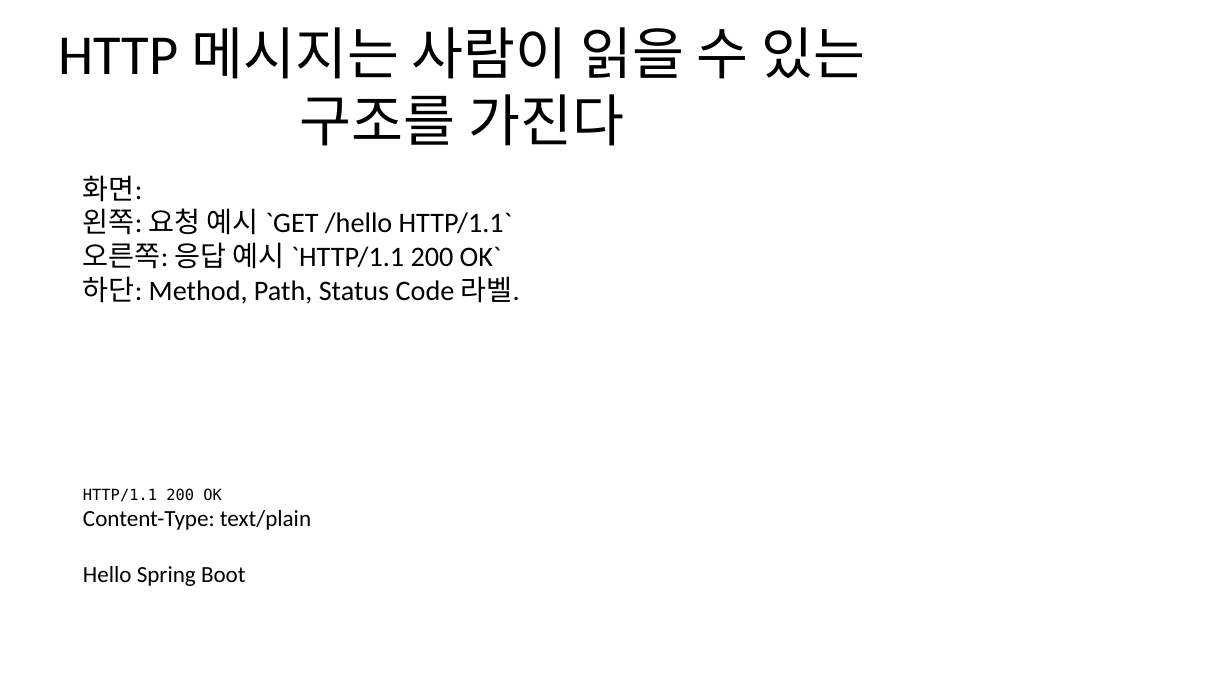
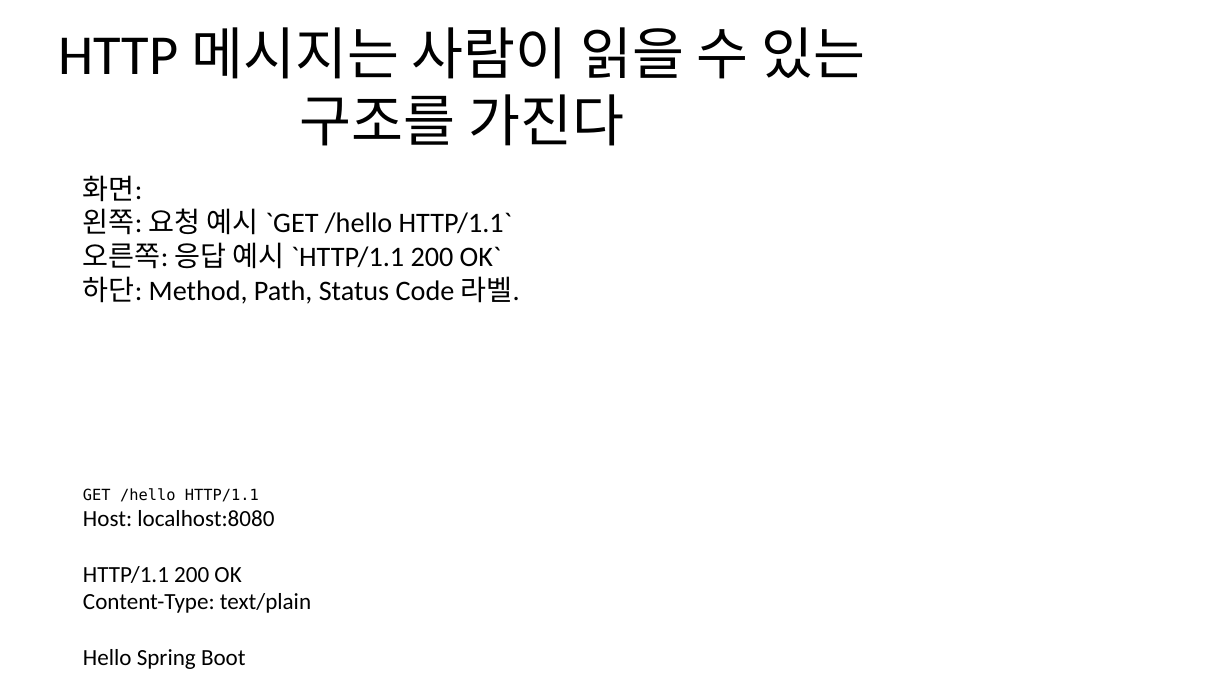
Before and after one commit to openskill-harness/lecture-workflow, a slide deck: slide 6 of courses/spring-boot-basic/pptx/ch01.pptx. Drawn at 1232x693 pixels with LibreOffice and Linux fonts; fonts in the diff are those of the drawing. Boxes give left, top, right and bottom in pixels: in the first picture for what was removed or moved away, otherwise in the second. Text is boxed around its words. In the diff, an @@ line names an element or a change of style, - is before the commit and + after.

```diff
--- a/courses/spring-boot-basic/pptx/ch01.pptx
+++ b/courses/spring-boot-basic/pptx/ch01.pptx
@@ text at box(83, 488, 274, 526): paragraphs added @@
+GET /hello HTTP/1.1
+Host: localhost:8080
@@ text at box(83, 566, 241, 583): size 12 to 18 pt, font DejaVu Sans Mono to Calibri in "HTTP/1.1 200 OK" @@
```
Also in this commit, not shown: 5 other slides changed, 3 other files.
